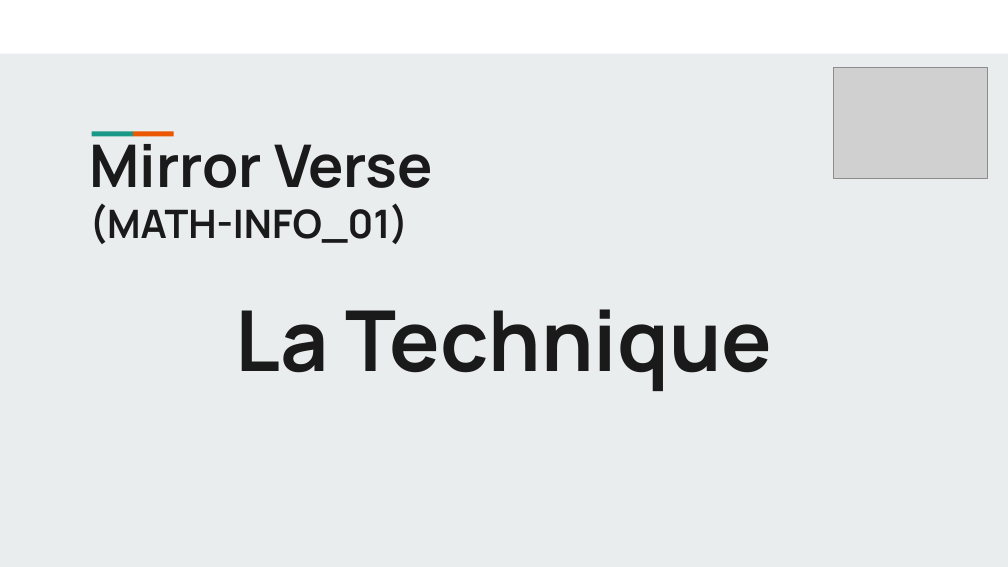
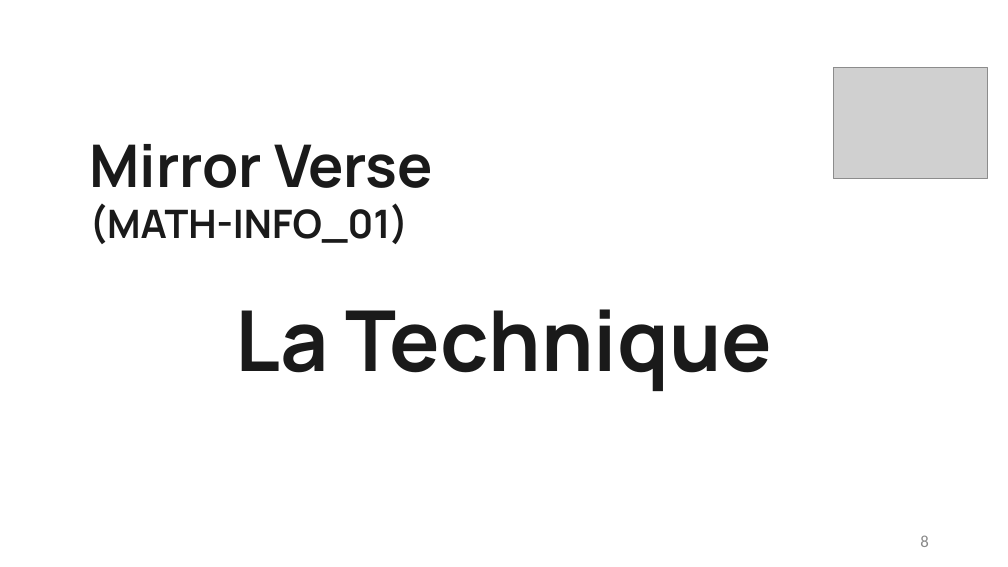
Before and after one commit to FlashOnFire/MirrorVerse, a slide deck: slide 8 of project_managment/MATH-INFO_01-mirror-verse.odp. Drawn at 1008x567 pixels with LibreOffice and Linux fonts; fonts in the diff are those of the drawing; grey boxes stand for pictures. Boxes give left, top, right and bottom in pixels: in the first picture for what was removed or moved away, otherwise in the second. Text is boxed around its words. In the diff, an @@ line names an element or a change of style, - is before the commit and + after.

```diff
--- a/project_managment/MATH-INFO_01-mirror-verse.odp
+++ b/project_managment/MATH-INFO_01-mirror-verse.odp
@@ background #E9EDEE to #FFFFFF @@
@@ rectangle removed at <box>0,0,1008,53</box> @@
@@ rectangle removed at <box>92,131,133,136</box> @@
@@ rectangle removed at <box>132,131,173,136</box> @@
@@ page number added at <box>920,535,928,547</box>, 12 pt, text #898989 @@
+8
```
Also in this commit, not shown: 8 other slides changed, 1 slide added, 1 slide removed, 2 other files.
